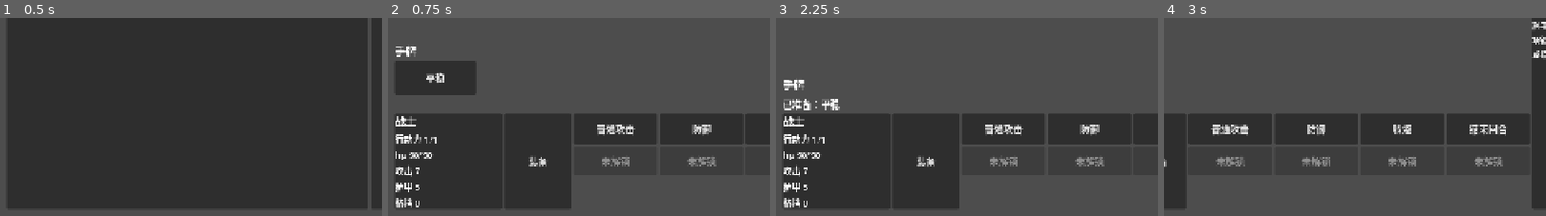
Above: before the commit, frames 1-4 (left to right).
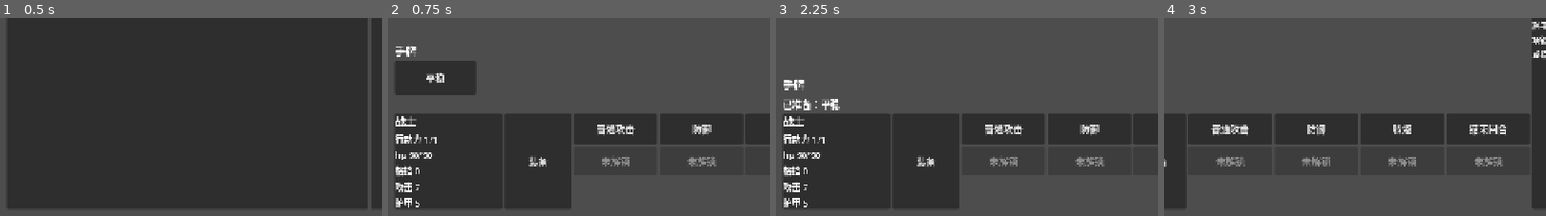
Above: after the commit, the same moments.

Repository: vacryleaf/super_tower
Game: Godot game, scene res://scenes/main.tscn
Same seed, same stepped clock (60 frames per second), same inputs: the game is played once before the commit and once after it.
Inputs:
- Up to frame 1 (0.5 s): no input
- Up to frame 2 (0.75 s): click "开始：战士" at 0.5 s
- Up to frame 3 (2.25 s): click "> 训练腐鼠 普通 生命 28/28 攻击 8 护甲 0 …" at 1.25 s; click "平稳" at 2 s
- Up to frame 4 (3 s): click "装备" at 2.75 s
The pictures show only the part of the screen within x 2-52%, y 50-100%; the shares and areas given below are measured in that part.

Frame 1 is identical in both runs. In frame 2, 0.5% of the frame differs, in the area x 2-9%, y 74-97%; in frame 3, 0.5%; in frame 4, nothing differs.

Commit message:
Show block below hp in status panel

Diff:
--- a/GameProject/scripts/main.gd
+++ b/GameProject/scripts/main.gd
@@ -218,11 +218,11 @@
 	player_status_labels["class"] = _label(DataCatalog.CLASSES[session.class_id]["name"], 18)
 	player_status_labels["action"] = _label("行动力 %d/%d" % [session.action_points, session.max_action_points], 15)
 	player_status_labels["hp"] = _label("hp %d/%d" % [int(session.player["hp"]), int(session.player["max_hp"])], 15)
+	player_status_labels["block"] = _label("格挡 %d" % session.player_block, 15)
 	player_status_labels["attack"] = _label("攻击 %d" % int(session.player["attack"]), 15)
 	player_status_labels["armor"] = _label("护甲 %d" % int(session.player["defense"]), 15)
-	player_status_labels["block"] = _label("格挡 %d" % session.player_block, 15)
-	for label in player_status_labels.values():
-		box.add_child(label)
+	for key in ["class", "action", "hp", "block", "attack", "armor"]:
+		box.add_child(player_status_labels[key])
 	player_status_node = panel
 	parent.add_child(panel)
 
